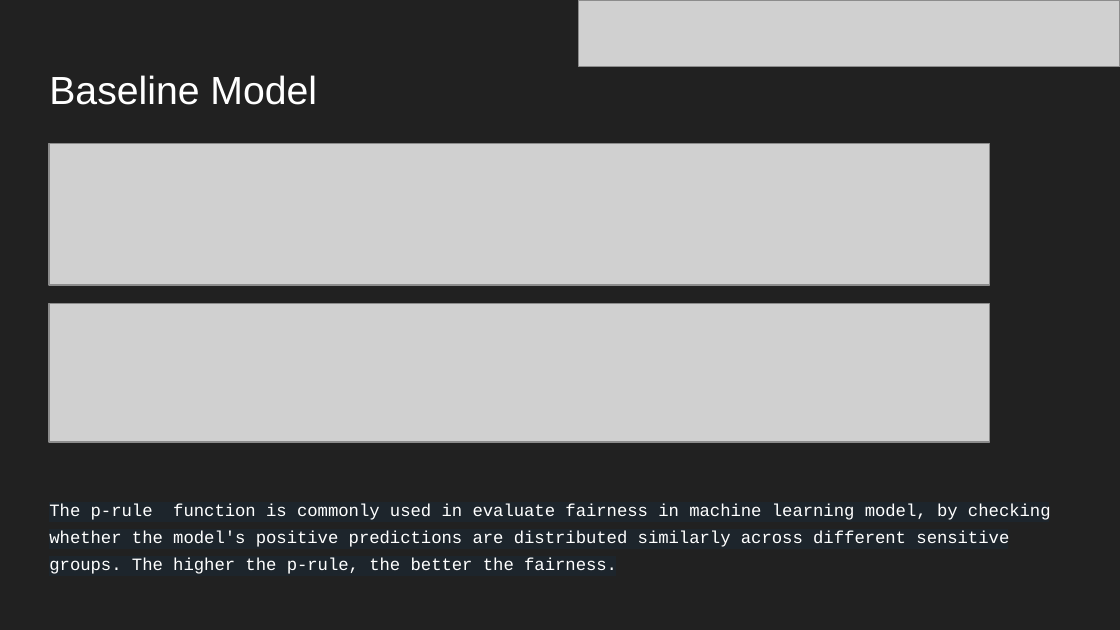
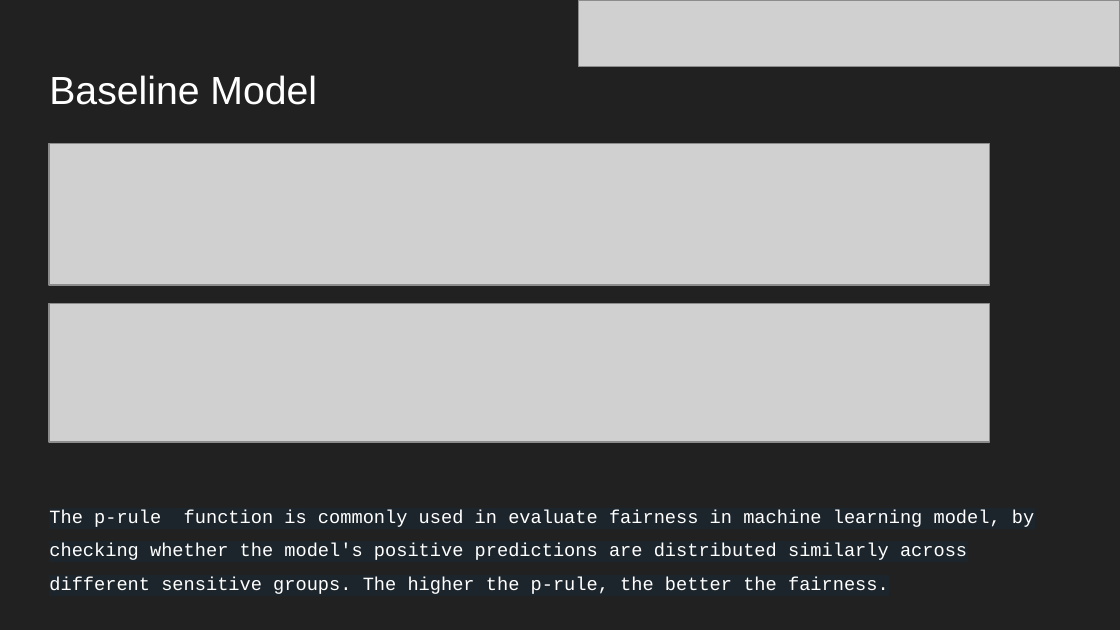
Before and after one commit to TZstatsADS/ads-spring2023-project4-group-6, a slide deck: slide 4 of doc/Presentation.pptx. Drawn at 1120x630 pixels with LibreOffice and Linux fonts; fonts in the diff are those of the drawing; grey boxes stand for pictures. Boxes give left, top, right and bottom in pixels: in the first picture for what was removed or moved away, otherwise in the second. Text is boxed around its words. In the diff, an @@ line names an element or a change of style, - is before the commit and + after.

Commit message:
updated ppt

```diff
--- a/doc/Presentation.pptx
+++ b/doc/Presentation.pptx
@@ text "The p-rule function is commonly ..." at (x1=49, y1=510, x2=1034, y2=594): size 11.1 to 12 pt; line spacing 1.3 to 1.5 @@
```
Also in this commit, not shown: 2 other slides changed, 2 slides added, 2 other files.
